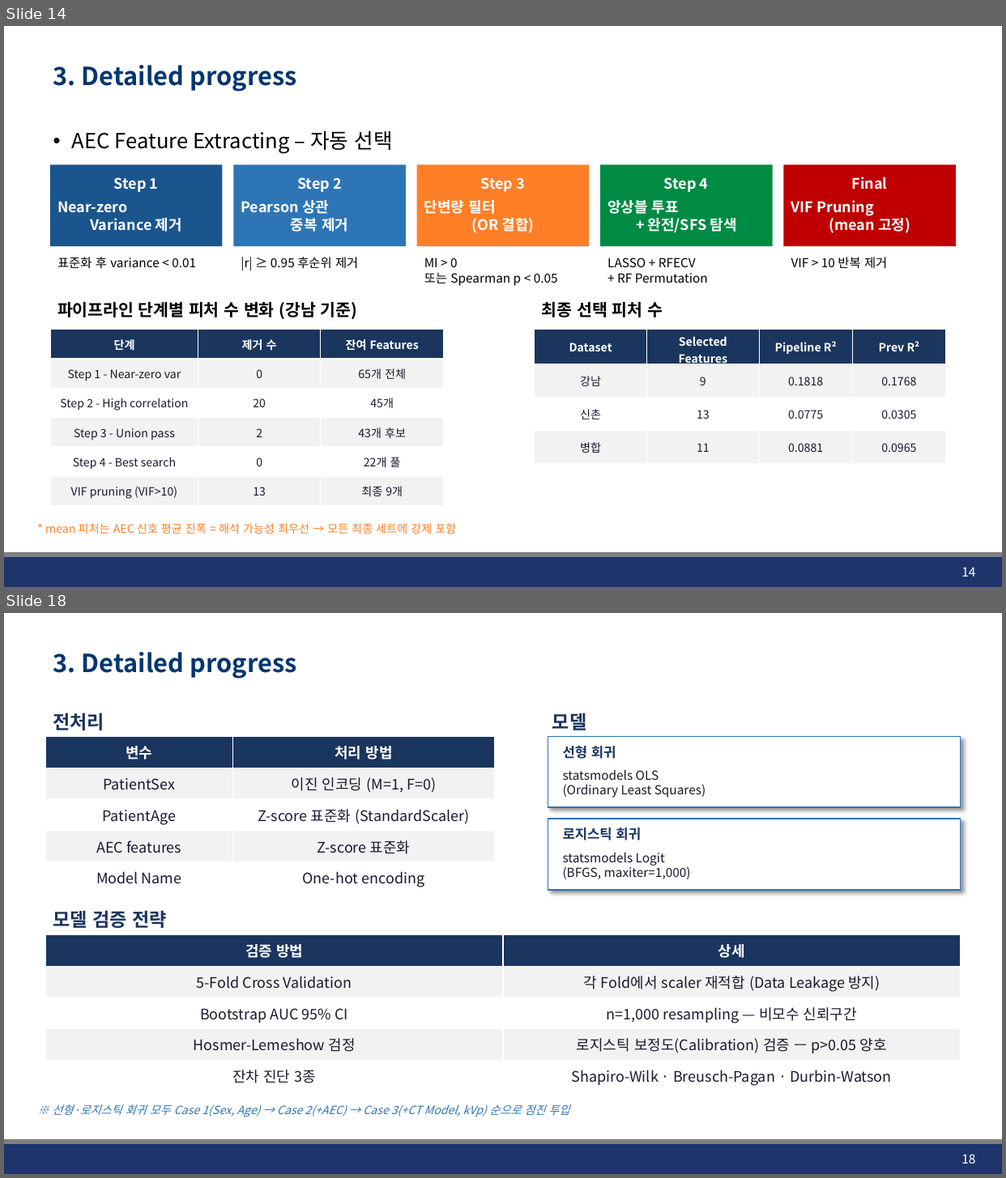
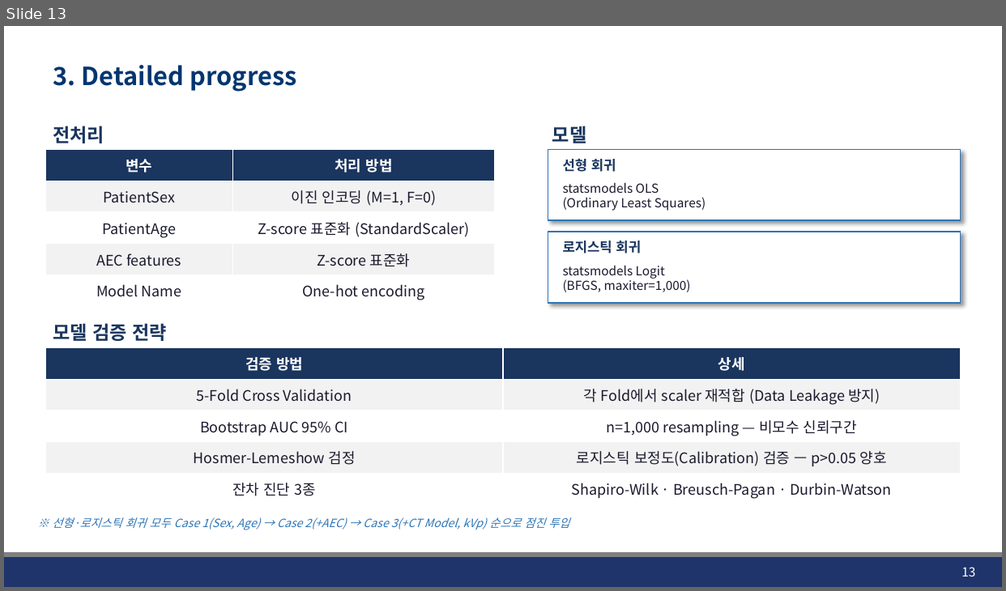
Before and after one commit to JHWannabe/2026-1_Study, a slide deck: 연구자료/260508_AEC_SMI_Analysis.pptx. Shown one above the other, each under a label of ours: slides 14 and 18 before the commit, slide 13 after it; the slides between them are not shown. The pictures are 1006x1178 and 1006x591 pixels, drawn with LibreOffice and Linux fonts; fonts in the diff are those of the drawing; background and template pictures are left out. Boxes give left, top, right and bottom in pixels: in the first picture for what was removed or moved away, otherwise in the second. Text is boxed around its words. In the diff, an @@ line names an element or a change of style, - is before the commit and + after.

```diff
--- a/연구자료/260508_AEC_SMI_Analysis.pptx
+++ b/연구자료/260508_AEC_SMI_Analysis.pptx
@@ slide 14 removed at (4, 26, 1002, 587), background #FFFFFF; not listed: 2 template elements that a slide beside it also shows @@
@@ title removed at (53, 65, 297, 92) @@
-3. Detailed progress
@@ text removed at (72, 130, 393, 154) @@
-• AEC Feature Extracting – 자동 선택
@@ rectangle removed at (50, 165, 223, 246) @@
@@ rectangle removed at (234, 165, 406, 246) @@
@@ rectangle removed at (417, 165, 590, 246) @@
@@ rectangle removed at (601, 165, 773, 246) @@
@@ rectangle removed at (784, 165, 957, 246) @@
@@ text removed at (114, 177, 159, 192) @@
-Step 1
@@ text removed at (297, 177, 342, 192) @@
-Step 2
@@ text removed at (481, 177, 526, 192) @@
-Step 3
@@ text removed at (664, 177, 709, 192) @@
-Step 4
@@ text removed at (852, 177, 888, 190) @@
-Final
@@ text removed at (57, 201, 182, 232) @@
-Near-zero
-Variance 제거
@@ text removed at (241, 200, 348, 232) @@
-Pearson 상관
-중복 제거
@@ text removed at (424, 200, 535, 233) @@
-단변량 필터
-(OR 결합)
@@ text removed at (607, 200, 736, 233) @@
-앙상블 투표
-+ 완전/SFS 탐색
@@ text removed at (791, 200, 910, 233) @@
-VIF Pruning
-(mean 고정)
@@ group removed at (57, 257, 887, 286): 5 texts @@
-표준화 후 variance < 0.01
-|r| ≥ 0.95 후순위 제거
-MI > 0
-또는 Spearman p < 0.05
-LASSO + RFECV
-+ RF Permutation
-VIF > 10 반복 제거
@@ text removed at (57, 301, 358, 319) @@
-파이프라인 단계별 피처 수 변화 (강남 기준)
@@ text removed at (542, 301, 663, 318) @@
-최종 선택 피처 수
@@ table removed at (50, 329, 444, 506), 6 rows, 3 columns @@
-단계 | 제거 수 | 잔여 Features
-Step 1 - Near-zero var | 0 | 65개 전체
-Step 2 - High correlation | 20 | 45개
-Step 3 - Union pass | 2 | 43개 후보
-Step 4 - Best search | 0 | 22개 풀
-VIF pruning (VIF>10) | 13 | 최종 9개
@@ table removed at (535, 329, 946, 458), 4 rows, 4 columns @@
-Dataset | Selected Features | Pipeline R² | Prev R²
-강남 | 9 | 0.1818 | 0.1768
-신촌 | 13 | 0.0775 | 0.0305
-병합 | 11 | 0.0881 | 0.0965
@@ text removed at (45, 523, 456, 534) @@
-* mean 피처는 AEC 신호 평균 진폭 = 해석 가능성 최우선 → 모든 최종 세트에 강제 포함
@@ page number removed at (961, 567, 975, 577) @@
-14
@@ what was slide 18 is now slide 13 @@
@@ page number at (961, 567, 975, 577): text changed @@
-18
+13
```
Also in this commit, not shown: 1 slide changed, 2 slides added, 6 other slides removed, 30 other files.
